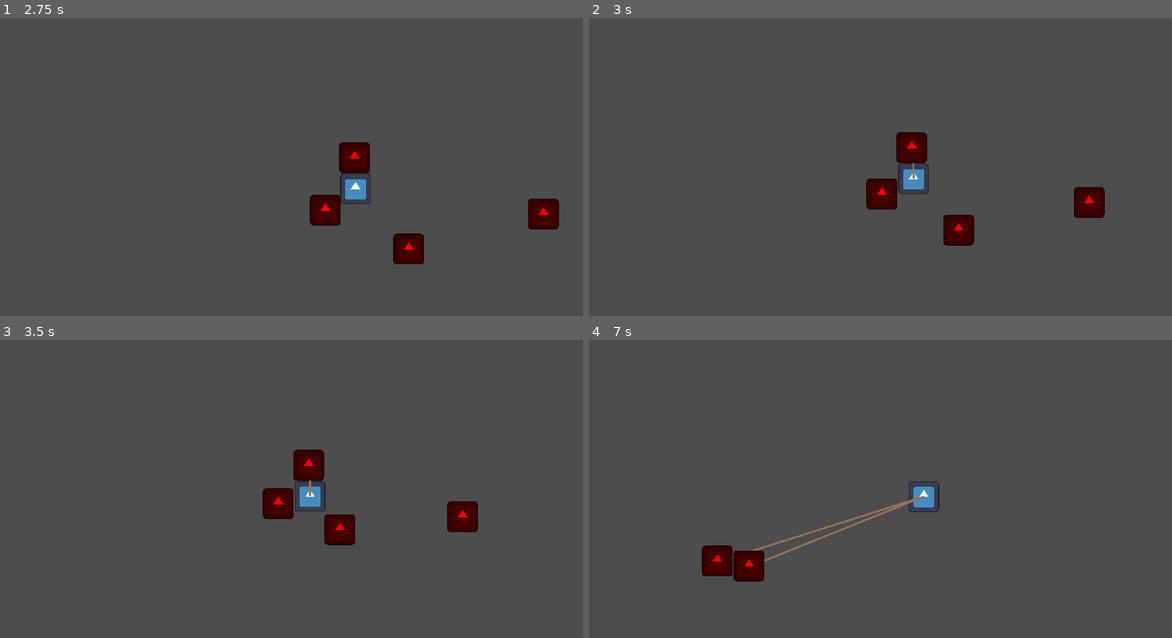
Above: before the commit, frames 1-4 (two rows, left to right).
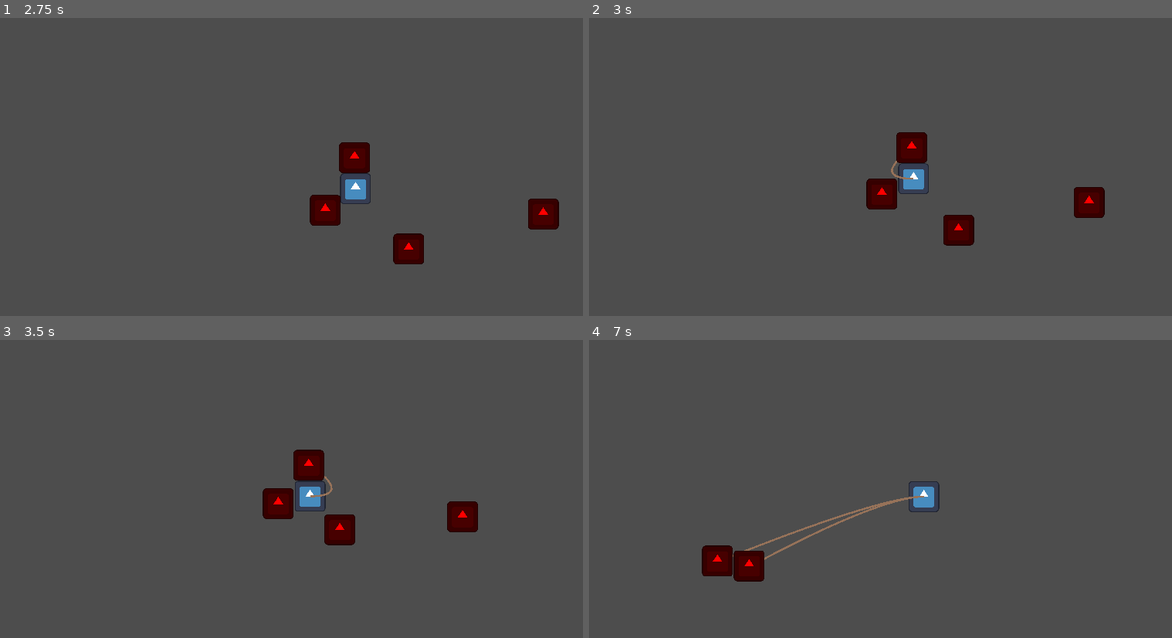
Above: after the commit, the same moments.

Repository: 2weeking/Lasso-Knight
Game: Godot game, scene res://levels/level_0.tscn
Two runs of this game, one before a commit and one after it. Both use one fixed random seed, a clock stepped at 60 frames per second and the inputs below. The engine's default icon, where the game draws it, is replaced by a stand-in: a white triangle on a blue panel in a dark square.
Inputs (mouse positions are in pixels of both pictures, inside the frame that each line leads up to):
- Up to frame 1 (2.75 s): move the mouse to (279, 244) at 0.52 s; hold W (up) 0.53-2.03 s; click (279, 244) at 0.6 s; move the mouse to (495, 226) at 1.27 s; click (495, 226) at 1.35 s; move the mouse to (122, 122) at 2.02 s; hold A (left) from 2.03 s (still down); click (122, 122) at 2.1 s
- Up to frame 2 (3 s): keep holding A (left); move the mouse to (927, 172) at 2.77 s; click (927, 172) at 2.85 s
- Up to frame 3 (3.5 s): keep holding A (left)
- Up to frame 4 (7 s): move the mouse to (804, 408) at 3.52 s; release A (left) at 3.53 s; hold S (down) 3.53-4.28 s; click (804, 408) at 3.6 s; move the mouse to (1032, 480) at 4.27 s; hold D (right) 4.28-5.03 s; click (1032, 480) at 4.35 s; move the mouse to (775, 512) at 5.02 s; hold W (up) 5.03-5.78 s; click (775, 512) at 5.1 s; move the mouse to (962, 420) at 5.77 s; hold D (right) from 5.78 s (still down); click (962, 420) at 5.85 s; move the mouse to (868, 566) at 6.52 s; click (868, 566) at 6.6 s

Frame 1 is identical in both runs. In frame 2, less than 0.1% of the frame differs, in the area x 51-56%, y 47-55%; in frame 3, less than 0.1%; in frame 4, 0.7%, in the area x 24-58%, y 52-75%.

Commit message:
Added curves to captured lasso ropes

Diff:
--- a/entities/knight/knight.gd
+++ b/entities/knight/knight.gd
@@ -7,6 +7,8 @@
 @onready var state_machine = animation_tree.get("parameters/playback")
 @onready var lasso = $Lasso
 
+# key: value pair
+# {body: rope}
 var captured_enemies = {}
 
 func _physics_process(_delta):
@@ -23,7 +25,8 @@
 	# Captured enemies in dictionary {body: rope} pair
 	for body in captured_enemies:
 		var rope = captured_enemies[body]
-		rope.set_point_position(1, to_local(body.position))
+		#rope.set_point_position(1, to_local(body.position))
+		rope.points = lasso_to_curve(Vector2.ZERO, to_local(body.position))
 
 	# Absorb Captured Enemies
 	var collision = get_last_slide_collision()
@@ -31,16 +34,27 @@
 		if collision.get_collider():
 			var body = collision.get_collider()
 			if body.is_in_group("enemies") and body.is_in_group("captured"):
-				# Delete rope
+				# Delete rope and enemy attached
 				captured_enemies[body].queue_free()
-				# Remove enemy and rope from captured enemy dictionary
+				body.queue_free()
+				# Remove enemy and rope entries from captured_enemy dictionary
 				captured_enemies.erase(body)
-				# Delete enemy attached
-				body.queue_free()
 
 	velocity = input_direction * move_speed
 
 	move_and_slide()
+
+func lasso_to_curve(p0_vertex: Vector2, p1_vertex: Vector2):
+	var curve = Curve2D.new()
+	# Adjust curves to change sides
+	var p0_out = Vector2.ZERO
+	if p0_vertex.x > p1_vertex.x:
+		p0_out = Vector2(-50, 0)
+	else:
+		p0_out = Vector2(50, 0)
+	curve.add_point(p0_vertex, Vector2.ZERO, p0_out);
+	curve.add_point(p1_vertex, Vector2.ZERO, Vector2.ZERO);
+	return curve.get_baked_points()
 
 func reel_in(body):
 	# Instance new rope on knight
@@ -49,8 +63,9 @@
 	rope.default_color = Color(0.588, 0.447, 0.349)
 	add_child(rope)
 	# Add rope point on knight and enemy and connect (relative position to knight)
-	rope.add_point(Vector2.ZERO)
-	rope.add_point(to_local(body.position))
+	rope.points = lasso_to_curve(Vector2.ZERO, to_local(body.position))
+	#rope.add_point(Vector2.ZERO)
+	#rope.add_point(to_local(body.position))
 	# Save captured enemies in array to continiously update in process function
 	captured_enemies[body] = rope
 
